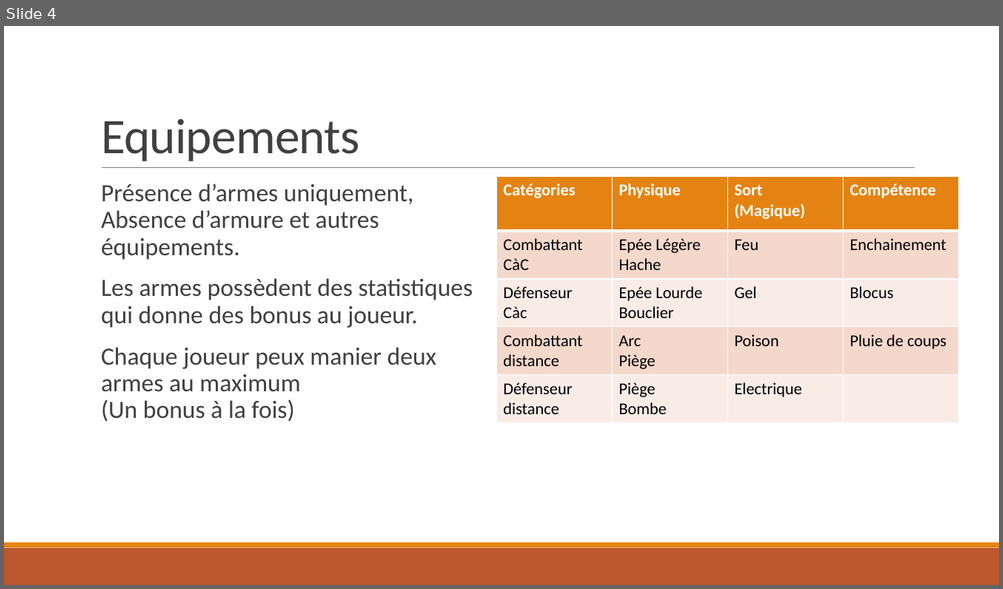
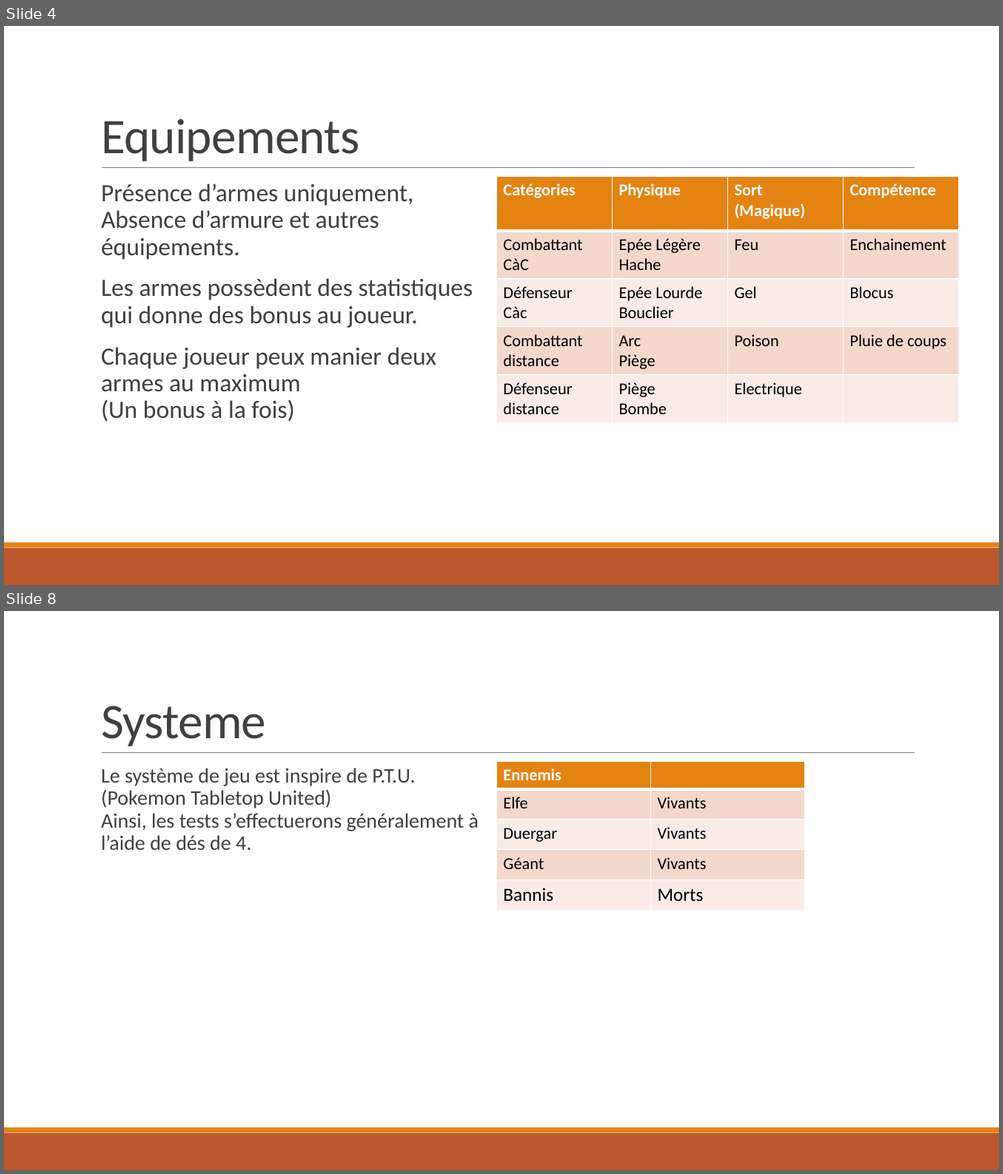
Before and after one commit to NCarrez/JdR-DeadSpells, a slide deck: 00 - Presentation.pptx. Shown one above the other, each under a label of ours: slide 4 before the commit, slides 4 and 8 after it; the slides between them are not shown. The pictures are 1003x589 and 1003x1174 pixels, drawn with LibreOffice and Linux fonts; fonts in the diff are those of the drawing. Boxes give left, top, right and bottom in pixels: in the first picture for what was removed or moved away, otherwise in the second. Text is boxed around its words. In the diff, an @@ line names an element or a change of style, - is before the commit and + after.

```diff
--- a/00 - Presentation.pptx
+++ b/00 - Presentation.pptx
@@ slide 8 added at (x1=4, y1=611, x2=999, y2=1170), background #FFFFFF; not listed: 3 template elements that a slide beside it also shows @@
@@ title added at (x1=101, y1=706, x2=266, y2=746), 48 pt, text #404040 @@
+Systeme
@@ table added at (x1=496, y1=762, x2=804, y2=910), 5 rows, 2 columns @@
+Ennemis | 
+Elfe | Vivants
+Duergar | Vivants
+Géant | Vivants
+Bannis | Morts
@@ text added at (x1=101, y1=768, x2=478, y2=850), 20 pt, text #404040 @@
+  Le système de jeu est inspire de P.T.U. (Pokemon Tabletop United)
+  Ainsi, les tests s’effectuerons généralement à l’aide de dés de 4.
```
Also in this commit, not shown: 10 other slides added.
